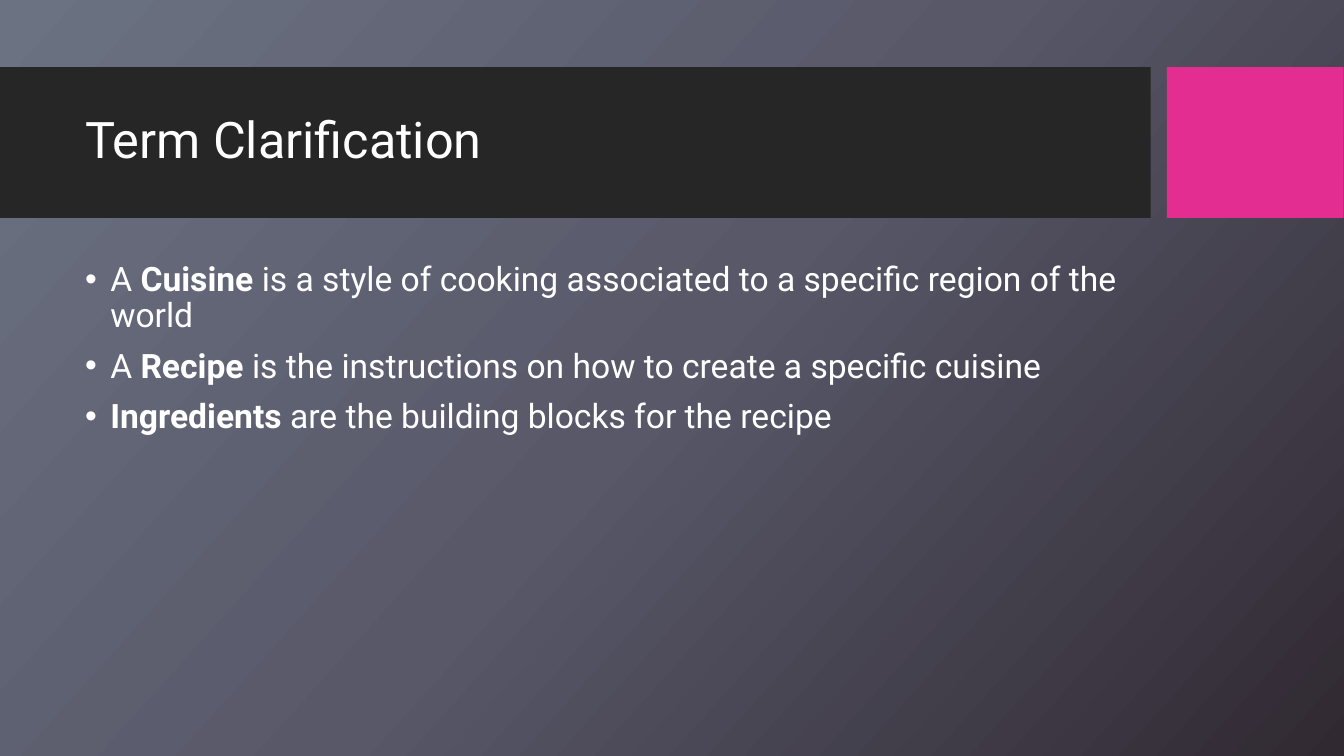
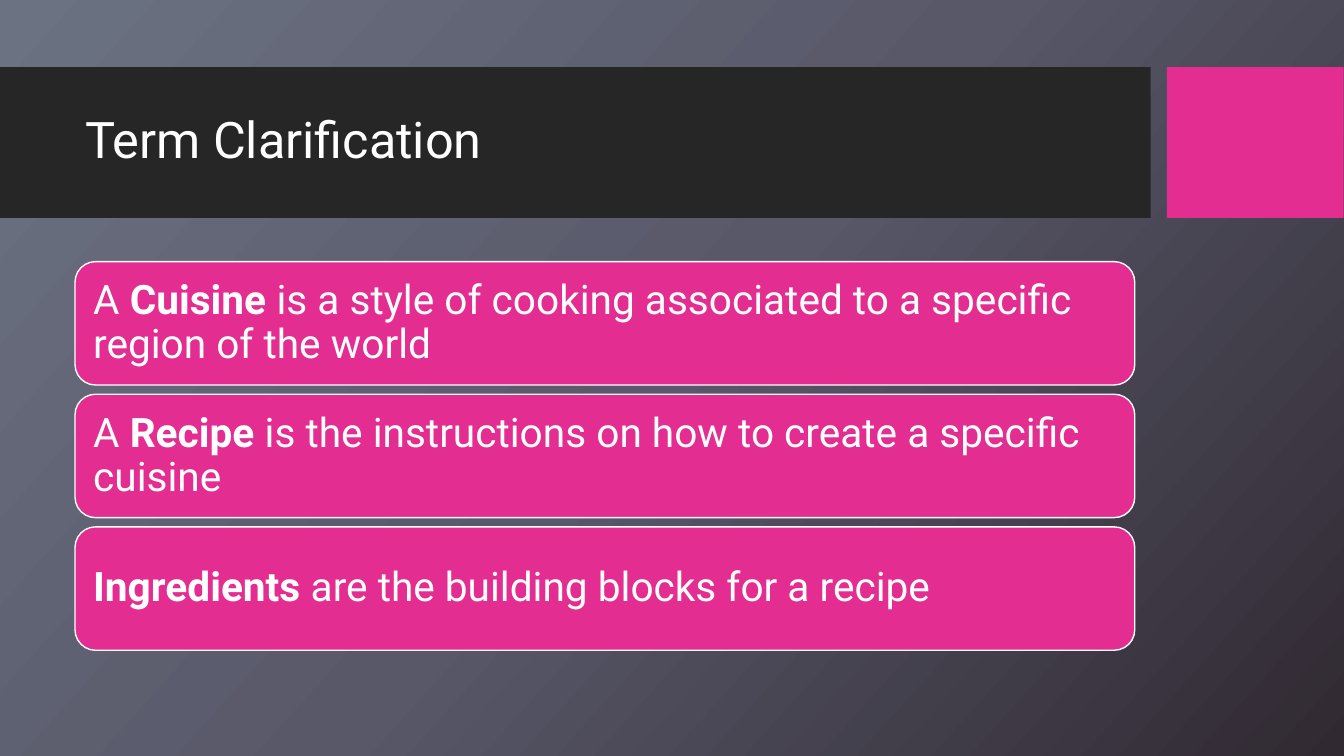
Before and after one commit to aamoeji04/Cuisine_Classification_Capstone, a slide deck: slide 3 of Cuisine_Classification.pptx. Drawn at 1344x756 pixels with LibreOffice and Linux fonts; fonts in the diff are those of the drawing; background and template pictures are left out. Boxes give left, top, right and bottom in pixels: in the first picture for what was removed or moved away, otherwise in the second. Text is boxed around its words. In the diff, an @@ line names an element or a change of style, - is before the commit and + after.

```diff
--- a/Cuisine_Classification.pptx
+++ b/Cuisine_Classification.pptx
@@ text at box(110, 265, 1116, 328): paragraph removed @@
-• A Cuisine is a style of cooking associated to a specific region of the world
@@ text "A Recipe is the instructions ...": place and size @@
-text "A Recipe is the instructions ..." at box(110, 265, 1116, 435)
+text "A Recipe is the instructions ..." at box(93, 416, 1079, 492)
@@ text "A Recipe is the instructions ..." at box(93, 416, 1079, 492): size 24 to 29 pt; bullet • to none; vertical alignment top to middle @@
@@ text at box(110, 402, 831, 435): paragraph removed @@
-• Ingredients are the building blocks for the recipe
@@ group added at box(75, 262, 1134, 650): 3 rounded rectangles, 2 texts @@
+A Cuisine is a style of cooking associated to a specific region of the world
+Ingredients are the building blocks for a recipe
```
Also in this commit, not shown: 9 other slides changed, 5 slides added, 2 slides removed.
